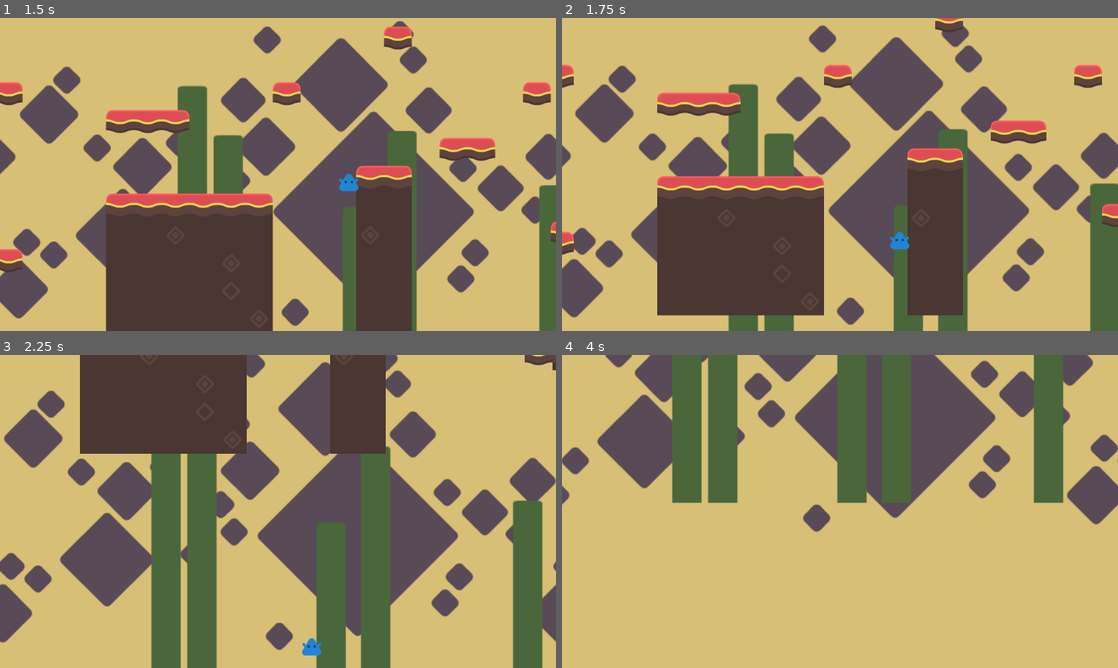
Above: before the commit, frames 1-4 (two rows, left to right).
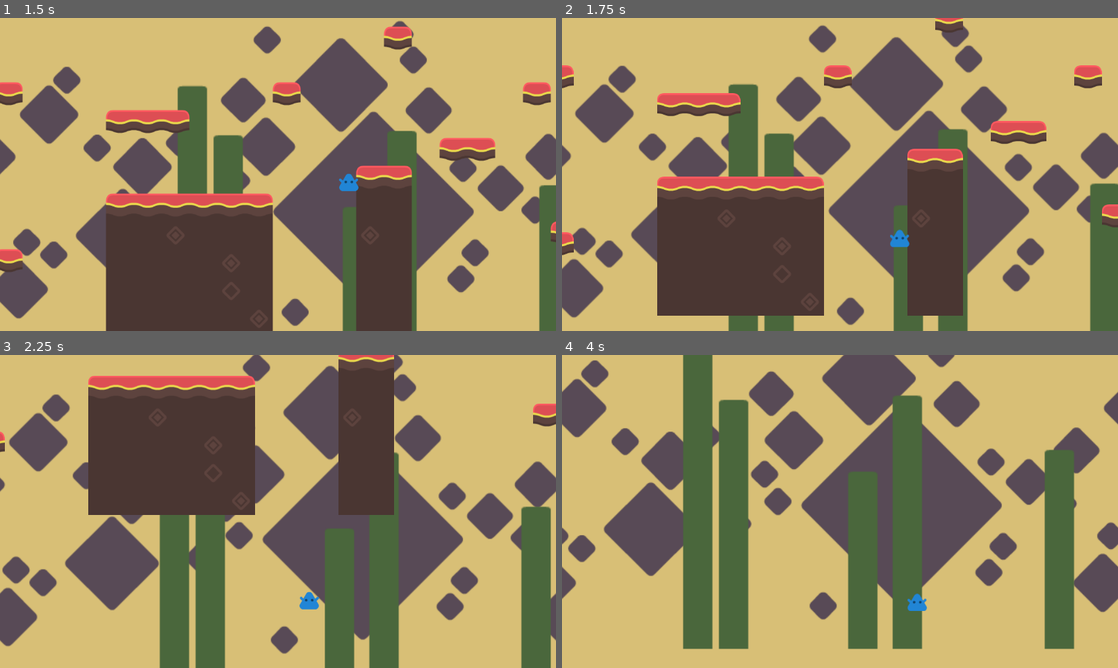
Above: after the commit, the same moments.

Repository: adsuttman/GDTest2
Game: Godot game, scene res://game.tscn
The game is run twice, just before and just after one commit, with the same random seed, the same clock (stepped at 60 frames per second) and the same inputs.
Inputs:
- Up to frame 1 (1.5 s): tap Enter at 0.5 s; hold D (right) from 0.53 s (still down); tap Space (jump) at 0.77 s
- Up to frame 2 (1.75 s): keep holding D (right); tap Space (jump) at 1.52 s
- Up to frame 3 (2.25 s): release D (right) at 2.03 s; hold A (left) from 2.03 s (still down)
- Up to frame 4 (4 s): release A (left) at 2.78 s; hold D (right) from 2.78 s (still down); tap Space (jump) at 3.02, 3.77 s

Frame 1 is identical in both runs. In frame 2, 1.0% of the frame differs, in the area x 0-100%, y 0-96%; in frame 3, 27%; in frame 4, 47%, in the area x 0-100%, y 0-94%.

Commit message:
added terminal velocity

Diff:
--- a/Resources/Player/States/fall.gd
+++ b/Resources/Player/States/fall.gd
@@ -37,6 +37,8 @@
 		* player.fast_fall_multiplier
 	else:
 		player.velocity.y += player.gravity * player.fall_gravity_multiplier
+	player.velocity.y = min(player.velocity.y, player.terminal_velocity)
+	print(player.velocity.y)
 	player.velocity.x = move * player.air_speed
 	player.move_and_slide()
 
--- a/Resources/Player/player_character.gd
+++ b/Resources/Player/player_character.gd
@@ -10,6 +10,7 @@
 @export var jump_buffer: int = 5
 @export var acceleration: float = walk_speed * 15
 @export var fast_fall_multiplier: float = 1.5
+@export var terminal_velocity: float = 750
 
 @onready var animations: AnimatedSprite2D = $Animations
 @onready var states = $StateManager
